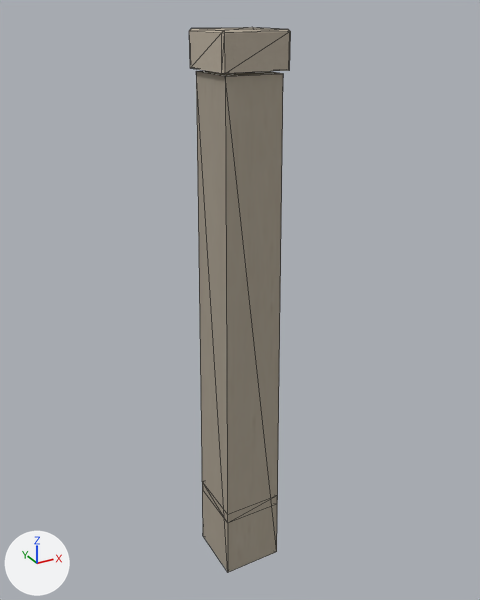
Renders of the glTF model assets/environments/outdoor/props/porch_post.glb from each side of a commit.
One viewpoint serves both versions: a 50 mm lens placed at (-0.542, -0.989, 1.08), pointed at (0.012, 0.019, 0.576). The lights are fixed; the arrows at lower left show +X, +Y and +Z. The picture after the commit comes second. Mesh edges are drawn as thin lines. Vertices at exactly the same position are counted once.

The first picture shows 'outdoor_porch_post'.
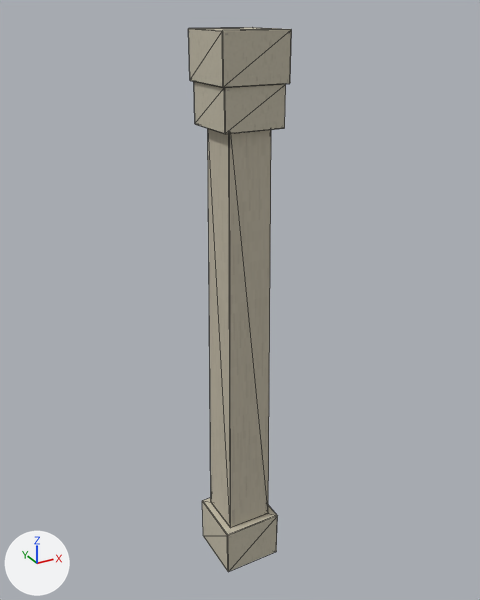
Diff of the bpy script that builds the scene:
```diff
--- a/assets/environments/outdoor/props/porch_post.glb.py
+++ b/assets/environments/outdoor/props/porch_post.glb.py
@@ img_porch_post @@
+img_porch_post = load_image('porch_post', '_unpacked/porch_post', 128, 128, 'sRGB')
@@ mat_trim @@
+mat_trim = principled_material('trim')
+mat_trim.texture = img_porch_post
+mat_trim.roughness = 0.87
@@ mat_post @@
+mat_post = principled_material('post')
+mat_post.texture = img_porch_post
+mat_post.roughness = 0.87
@@ me_outdoor_porch_post @@
 # used by ob_outdoor_porch_post; location = (0.0, 0.0, 0.0)
-me_outdoor_porch_post.from_pydata(...)  # 44 vertices, 76 faces; spans x -0.06..0.06, y -0.06..0.06, z 0.0..1.05
-me_outdoor_porch_post.materials.append(mat_porch_post)
+me_outdoor_porch_post.from_pydata(...)  # 96 vertices, 176 faces; spans x -0.06..0.06, y -0.06..0.06, z 0.0..1.05
+# me_outdoor_porch_post part 1: the loose piece of 26 vertices spanning x -0.06..0.06, y -0.06..0.06, z 0.99..1.05 is rebuilt with 24 vertices and now spans x -0.06..0.06, y -0.06..0.06, z 0.97..1.05, in mat_trim (picture img_porch_post)
+# me_outdoor_porch_post part 2: the loose piece of 10 vertices spanning x -0.06..0.06, y -0.06..0.06, z 0.0..0.985 is rebuilt with 24 vertices and now spans x -0.046..0.046, y -0.046..0.046, z 0.1..0.92, in mat_post (picture img_porch_post)
+# me_outdoor_porch_post part 3: a new loose piece of 24 vertices spanning x -0.06..0.06, y -0.06..0.06, z 0.0..0.1, in mat_trim (picture img_porch_post)
+# me_outdoor_porch_post part 4: a new loose piece of 24 vertices spanning x -0.055..0.055, y -0.055..0.055, z 0.9..0.97, in mat_trim (picture img_porch_post)
+# other edits to the shape of me_outdoor_porch_post do not show in these pictures
+me_outdoor_porch_post.materials.append(mat_post)  # picture img_porch_post
+me_outdoor_porch_post.materials.append(mat_trim)  # picture img_porch_post
```

Changed parts and their boxes [x1, y1, x2, y2] in the pictures (480 x 600 px):
'outdoor_porch_post', reshaped: before [189, 27, 291, 572]; after [188, 27, 292, 572]
part 1 of me_outdoor_porch_post, rebuilt (29% taller): before [189, 27, 291, 74]; after [188, 27, 292, 88]
part 2 of me_outdoor_porch_post, rebuilt (27% narrower, 20% shorter): before [196, 71, 283, 572]; after [208, 129, 271, 528]
part 3 of me_outdoor_porch_post, added: after [202, 498, 277, 572]
part 4 of me_outdoor_porch_post, added: after [194, 82, 286, 134]
